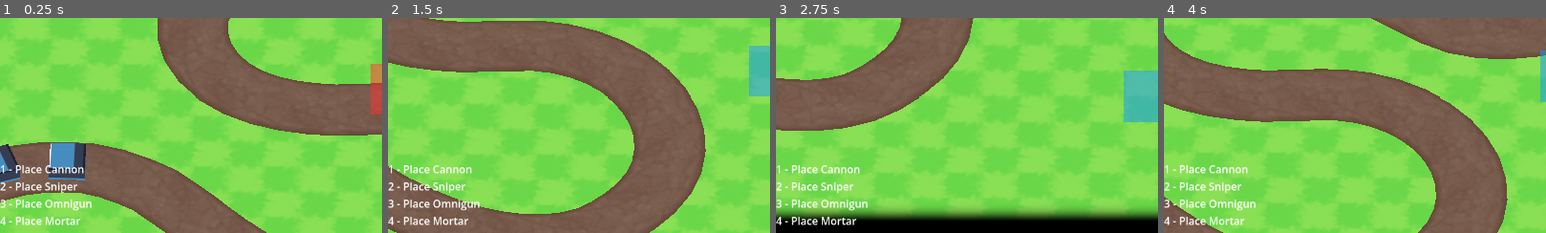
Above: before the commit, frames 1-4 (left to right).
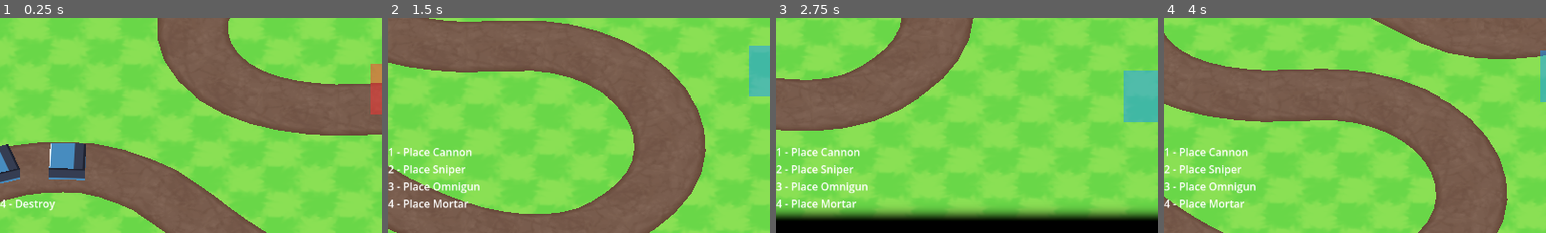
Above: after the commit, the same moments.

Repository: dairycultist/furry-roguelike-platformer
Game: Godot game, scene res://scene.tscn
The game is run twice, just before and just after one commit, with the same random seed, the same clock (stepped at 60 frames per second) and the same inputs. The engine's default icon, where the game draws it, is replaced by a stand-in: a white triangle on a blue panel in a dark square.
Inputs:
- Up to frame 1 (0.25 s): no input
- Up to frame 2 (1.5 s): hold Right (pan_right) 0.53-1.28 s; tap X (camalt_negative) at 0.6 s; hold Down (pan_down) from 1.28 s (still down); tap Z (camalt_positive) at 1.35 s
- Up to frame 3 (2.75 s): release Down (pan_down) at 2.03 s; hold Right (pan_right) from 2.03 s (still down); hold Shift (modify_action) from 2.03 s (still down)
- Up to frame 4 (4 s): release Right (pan_right) at 2.78 s; release Shift (modify_action) at 2.78 s; hold Up (pan_up) 2.78-3.53 s; tap 1 (tool_1) at 2.85 s; hold Left (pan_left) from 3.53 s (still down); tap 2 (tool_2) at 3.6 s
The pictures show only the part of the screen within x 0-50%, y 32-82%; the shares and areas given below are measured in that part.

The runs differ from the first frame. In frame 1, 1.7% of the frame differs, in the area x 0-24%, y 68-97%; in frame 2, 1.7%; in frame 3, 1.8%, in the area x 0-24%, y 60-97%; in frame 4, 1.7%.

Commit message:
Improved info readout for placement/upgrading/destroying

Diff:
--- a/player.gd
+++ b/player.gd
@@ -65,11 +65,14 @@
 			selected_tower.poke();
 
 			$Cursor/Mesh.get_surface_override_material(0).albedo_color = Color(0.4, 0.2, 1.0, 0.5);
+			set_tower_types_displayed(false, ["nuthin'"]);
 
 		else:
 			$Cursor/Mesh.get_surface_override_material(0).albedo_color = Color(1.0, 0.2, 0.2, 0.5);
+			set_tower_types_displayed(false, []);
 	else:
 		$Cursor/Mesh.get_surface_override_material(0).albedo_color = Color(0.1, 0.6, 1.0, 0.5);
+		set_tower_types_displayed(true, ["Cannon", "Sniper", "Omnigun", "Mortar"]);
 
 	# move cursor to selection
 	$Cursor.global_position = lerp($Cursor.global_position, Vector3(selected_pos) + Vector3(0.5, 0.0, 0.5), 15.0 * delta);
@@ -95,3 +98,15 @@
 		grid.set_cell_item(selected_pos, 0);
 
 		towers_by_position[selected_pos] = tower;
+
+func set_tower_types_displayed(place_otherwise_upgrade : bool, types : Array[String]):
+
+	$TowerTypeLabel.text = "";
+
+	if place_otherwise_upgrade:
+		for i in range(0, types.size()):
+			$TowerTypeLabel.text += str(i + 1, " - Place ", types[i], "\n");
+	else:
+		for i in range(0, types.size()):
+			$TowerTypeLabel.text += str(i + 1, " - Upgrade to ", types[i], "\n");
+		$TowerTypeLabel.text += str(4, " - Destroy\n");
--- a/scene.tscn
+++ b/scene.tscn
@@ -113,10 +113,7 @@
 offset_right = 136.0
 offset_bottom = -127.0
 grow_vertical = 0
-text = "1 - Place Cannon
-2 - Place Sniper
-3 - Place Omnigun
-4 - Place Mortar"
+text = "info"
 vertical_alignment = 2
 
 [node name="CameraAnchor" type="Node3D" parent="GridMap/Player" unique_id=310821411]
--- a/tower/mortar/mortar.gd
+++ b/tower/mortar/mortar.gd
@@ -4,4 +4,7 @@
 	return in_range[0];
 
 func pick_targets_to_attack(in_range : Array[Node3D]) -> Array[Node3D]:
+
+	# TODO return null and throw a projectile
+
 	return [in_range[0]];
